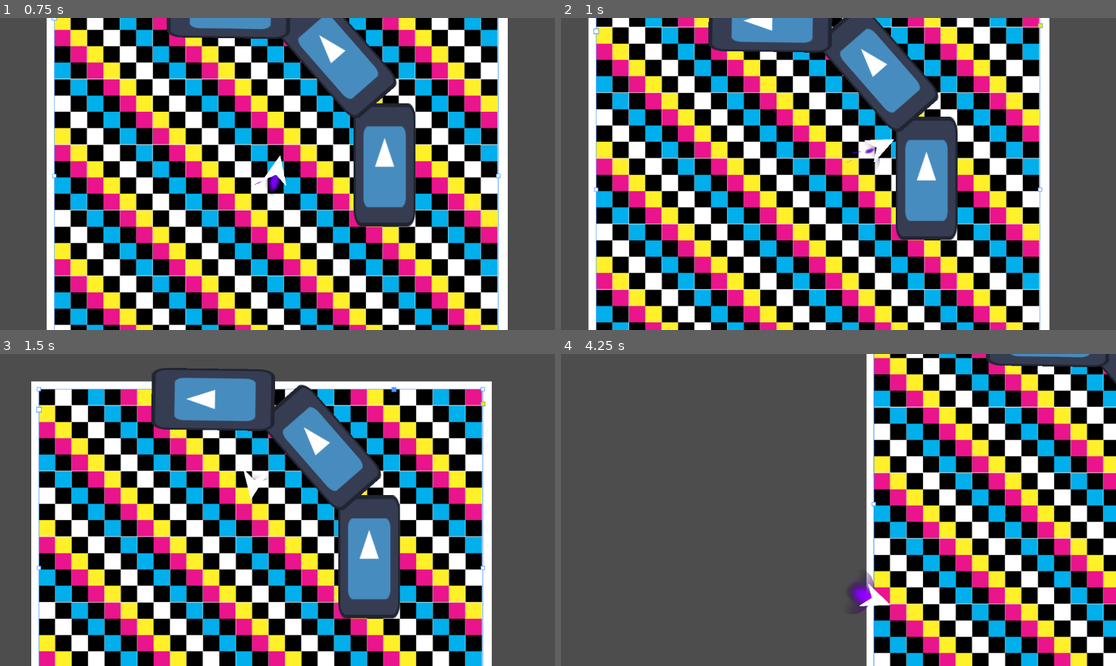
Above: before the commit, frames 1-4 (two rows, left to right).
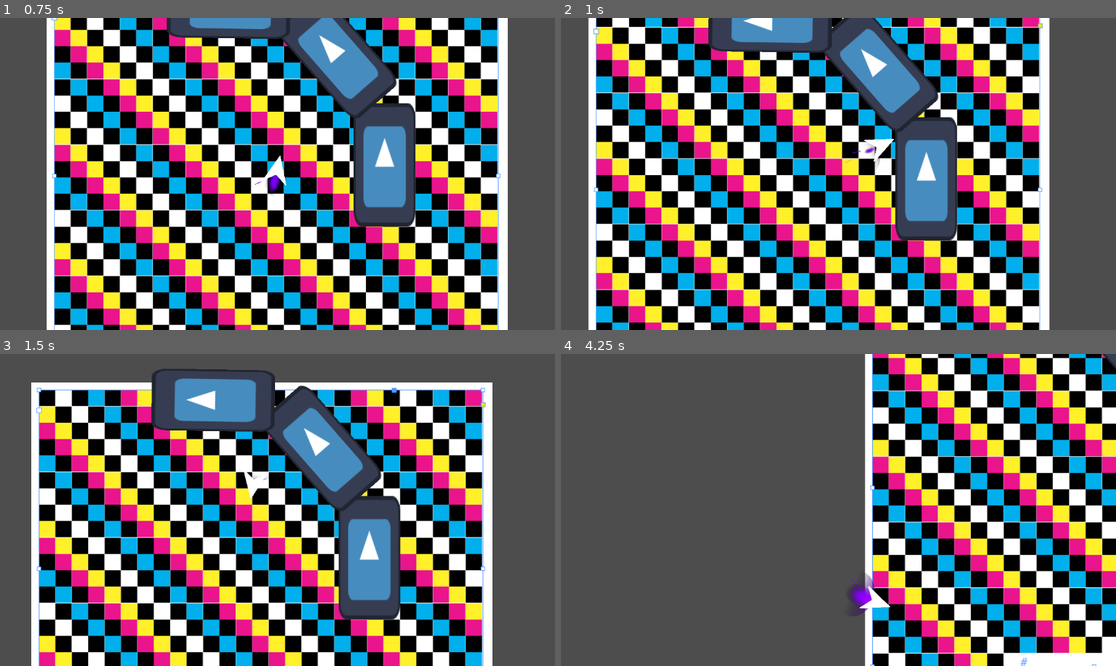
Above: after the commit, the same moments.

Repository: ParadoxArcher/Angle_Advantage
Game: Godot game, scene res://Scenes/GameScene.tscn
Same seed, same stepped clock (60 frames per second), same inputs: the game is played once before the commit and once after it. The engine's default icon, where the game draws it, is replaced by a stand-in: a white triangle on a blue panel in a dark square.
Inputs:
- Up to frame 1 (0.75 s): tap Enter at 0.5 s; hold D (RotateRight) from 0.53 s (still down); hold W (Boost) from 0.53 s (still down)
- Up to frame 2 (1 s): keep holding D (RotateRight); keep holding W (Boost); tap Space (Dodge) at 0.8 s
- Up to frame 3 (1.5 s): release D (RotateRight) at 1.28 s; release W (Boost) at 1.28 s; hold S (Back) from 1.28 s (still down); tap Space (Dodge) at 1.35 s
- Up to frame 4 (4.25 s): tap W (Boost) at 1.55, 3.05 s; release S (Back) at 2.03 s; hold W (Boost) 2.03-2.78 s; hold D (RotateRight) 2.03-3.53 s; tap Space (Dodge) at 2.3, 2.85, 3.8 s; hold A (RotateLeft) from 3.53 s (still down); hold W (Boost) from 3.53 s (still down)

Frame 1 is identical in both runs. In frame 2, 3.9% of the frame differs, in the area x 5-87%, y 0-98%; in frame 3, 9.3%; in frame 4, 43%, in the area x 52-100%, y 0-100%.

Commit message:
vault backup: 2025-01-27 19:59:00

Diff:
--- a/zProject Files/Godot/Scripts/PlayerScript.gd
+++ b/zProject Files/Godot/Scripts/PlayerScript.gd
@@ -183,7 +183,7 @@
 		pass
 
 func dodge(DodgeDir):
-	BoostDir = Vector2(0,0)
+	#BoostDir = Vector2(0,0)
 	BoostDecay[0] = 0
 
 	RotaAccel[0] += RotaAccel[1] * DodgeRotaAccel
Not shown, changed: .obsidian/workspace.json
Not shown, changed: DevNotes/Player/Dodge.md
